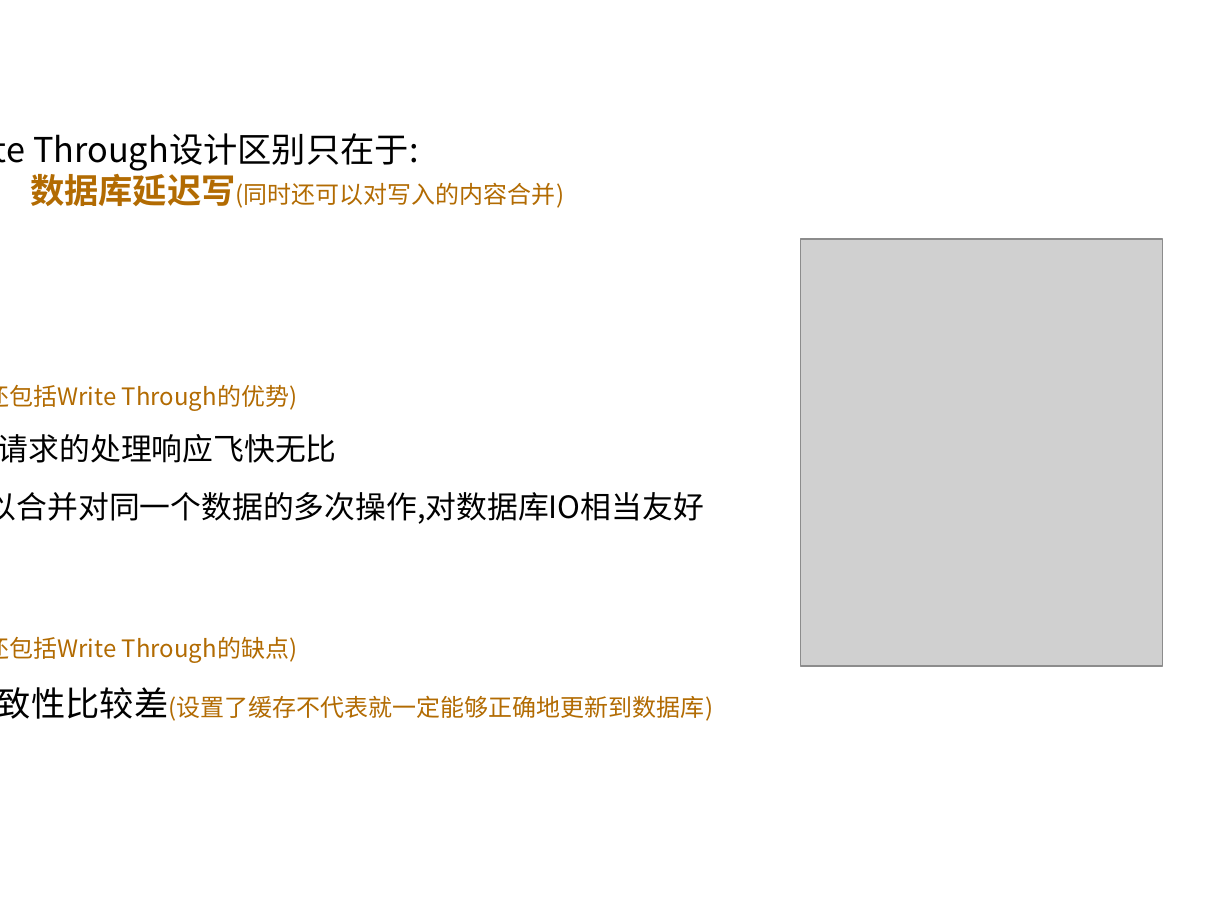
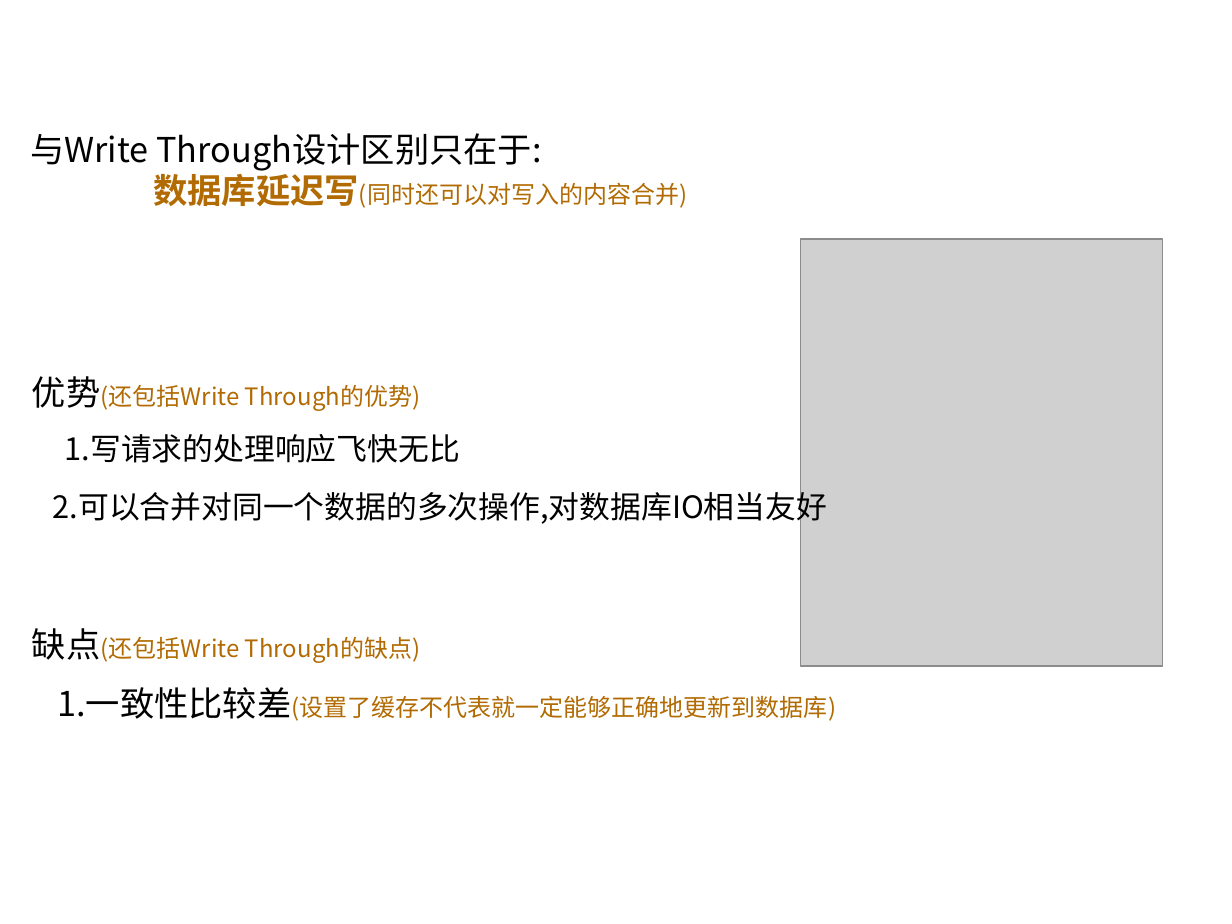
Before and after one commit to HeyFL/xmind, a slide deck: slide 13 of 分享 PPT/缓存架构及常见问题（中）-常见缓存更新方式.ppt (slide 12 before the commit). Drawn at 1232x924 pixels with LibreOffice and Linux fonts; fonts in the diff are those of the drawing; grey boxes stand for pictures; background and template pictures are left out. Boxes give left, top, right and bottom in pixels: in the first picture for what was removed or moved away, otherwise in the second. Text is boxed around its words. In the diff, an @@ line names an element or a change of style, - is before the commit and + after.

Commit message:
更新

```diff
--- a/分享 PPT/缓存架构及常见问题（中）-常见缓存更新方式.ppt
+++ b/分享 PPT/缓存架构及常见问题（中）-常见缓存更新方式.ppt
@@ text "优势(还包括Write Through的优势)": place and size @@
-text "优势(还包括Write Through的优势)" at [0, 385, 298, 411]
+text "优势(还包括Write Through的优势)" at [32, 376, 421, 411]
@@ indent changed in 6 elements at [57, 687, 837, 721], [53, 487, 828, 527], [30, 133, 688, 208], [32, 376, 421, 411], [32, 628, 421, 663], [65, 434, 460, 463] @@
@@ text "1.写请求的处理响应飞快无比": place and size @@
-text "1.写请求的处理响应飞快无比" at [0, 434, 337, 463]
+text "1.写请求的处理响应飞快无比" at [65, 434, 460, 463]
@@ text "2.可以合并对同一个数据的多次操作,对数据库IO相当友好": place and size @@
-text "2.可以合并对同一个数据的多次操作,对数据库IO相当友好" at [0, 492, 704, 524]
+text "2.可以合并对同一个数据的多次操作,对数据库IO相当友好" at [53, 487, 828, 527]
@@ text "缺点(还包括Write Through的缺点)": place and size @@
-text "缺点(还包括Write Through的缺点)" at [0, 637, 298, 663]
+text "缺点(还包括Write Through的缺点)" at [32, 628, 421, 663]
@@ text "1.一致性比较差(设置了缓存不代表就一定能够正确地更新到数据库)": place and size @@
-text "1.一致性比较差(设置了缓存不代表就一定能够正确地更新到数据库)" at [0, 687, 713, 721]
+text "1.一致性比较差(设置了缓存不代表就一定能够正确地更新到数据库)" at [57, 687, 837, 721]
```
Also in this commit, not shown: 10 other slides changed, 1 slide added.
